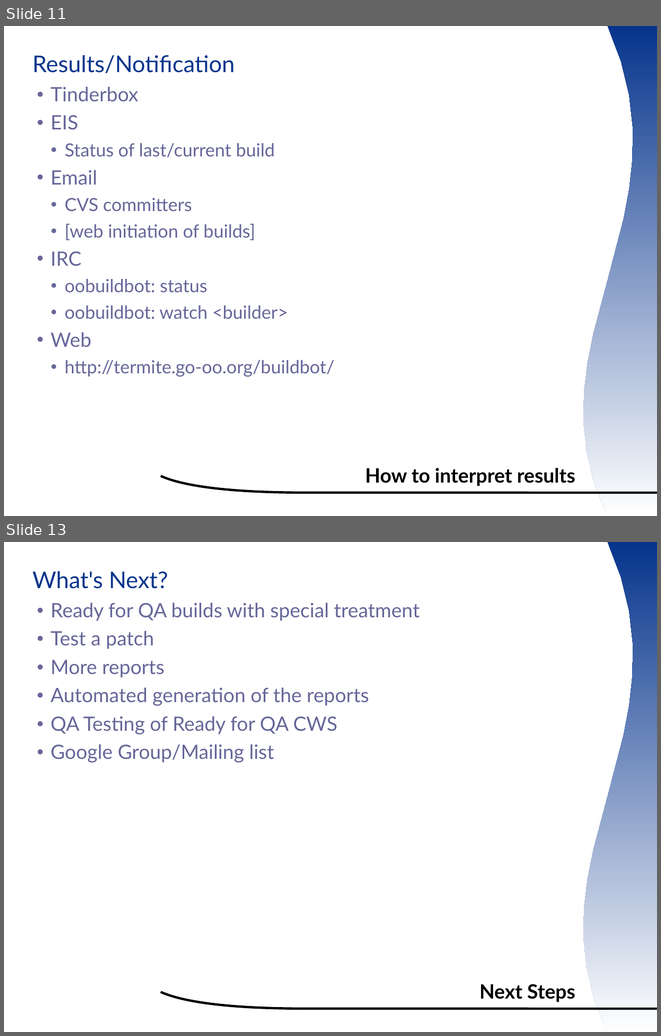
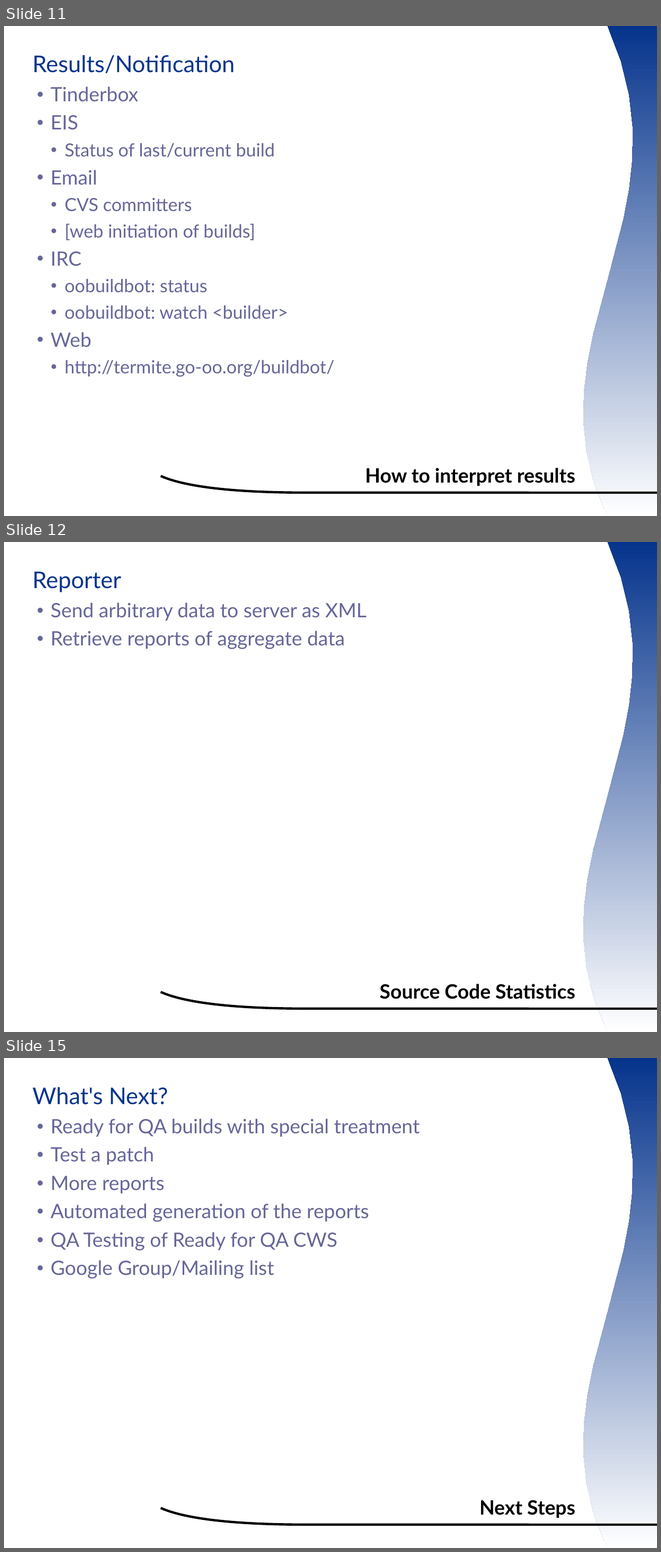
Before and after one commit to smsm1/ootermite, a slide deck: wiki/ooocon2007presentation.odp. Shown one above the other, each under a label of ours: slides 11 and 13 before the commit, slides 11, 12 and 15 after it; the slides between them are not shown. The pictures are 661x1036 and 661x1552 pixels, drawn with LibreOffice and Linux fonts; fonts in the diff are those of the drawing; background and template pictures are left out. Boxes give left, top, right and bottom in pixels: in the first picture for what was removed or moved away, otherwise in the second. Text is boxed around its words. In the diff, an @@ line names an element or a change of style, - is before the commit and + after.

```diff
--- a/wiki/ooocon2007presentation.odp
+++ b/wiki/ooocon2007presentation.odp
@@ slide 12 added at [4,542,657,1032], background #FFFFFF; not listed: 2 template elements that a slide beside it also shows @@
@@ text added at [33,572,367,649], 24 pt, text #666699 @@
+  Reporter
+  ● Send arbitrary data to server as XML
+  ● Retrieve reports of aggregate data
@@ title added at [380,983,575,999], 24 pt, text #000000, bold @@
+Source Code Statistics
@@ what was slide 13 is now slide 15 @@
```
Also in this commit, not shown: 2 other slides added, 1 slide removed, 1 other file.
